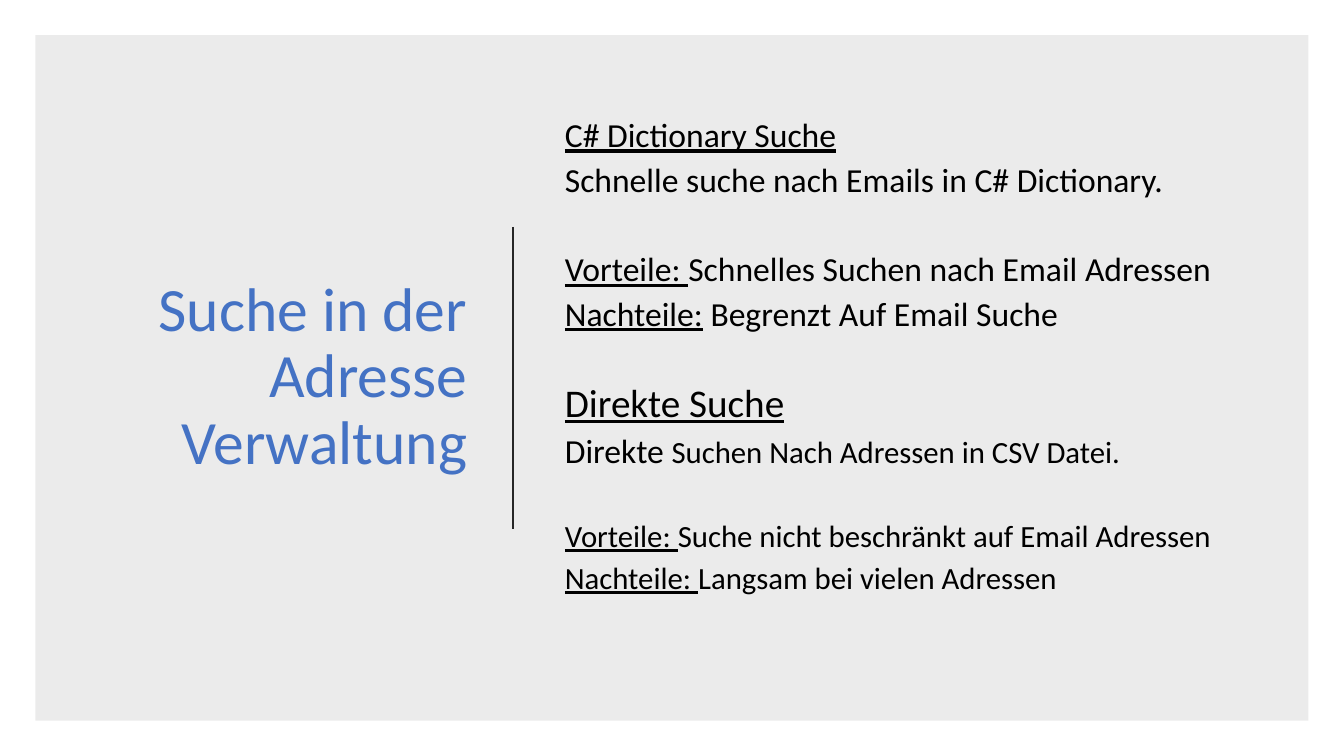
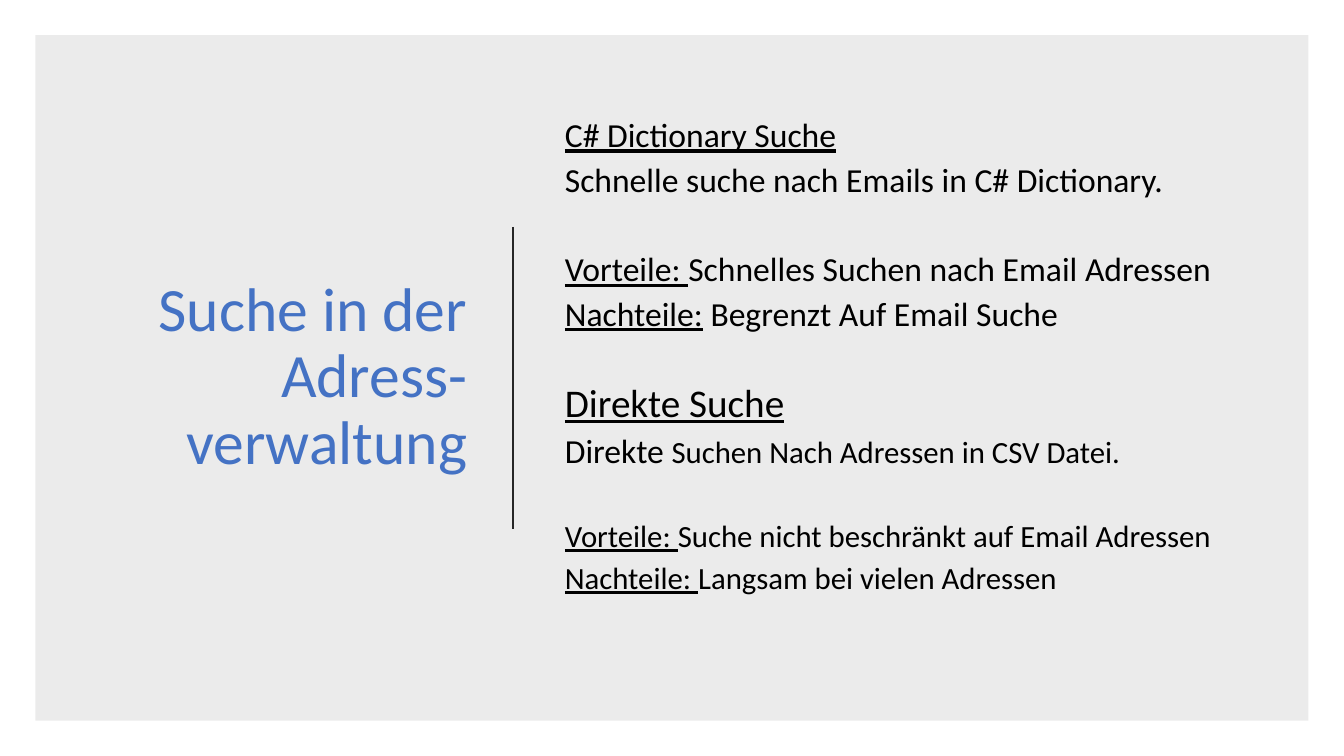
Before and after one commit to GerryJZ/Adressverwaltung, a slide deck: slide 9 of Presentation/Adressverwaltung.pptx (slide 8 before the commit). Drawn at 1344x756 pixels with LibreOffice and Linux fonts; fonts in the diff are those of the drawing. Boxes give left, top, right and bottom in pixels: in the first picture for what was removed or moved away, otherwise in the second. Text is boxed around its words. In the diff, an @@ line names an element or a change of style, - is before the commit and + after.

```diff
--- a/Presentation/Adressverwaltung.pptx
+++ b/Presentation/Adressverwaltung.pptx
@@ title at <box>159,288,467,475</box>: text changed @@
-Suche in der Adresse Verwaltung
+Suche in der Adress- verwaltung
```
Also in this commit, not shown: 10 other files.
